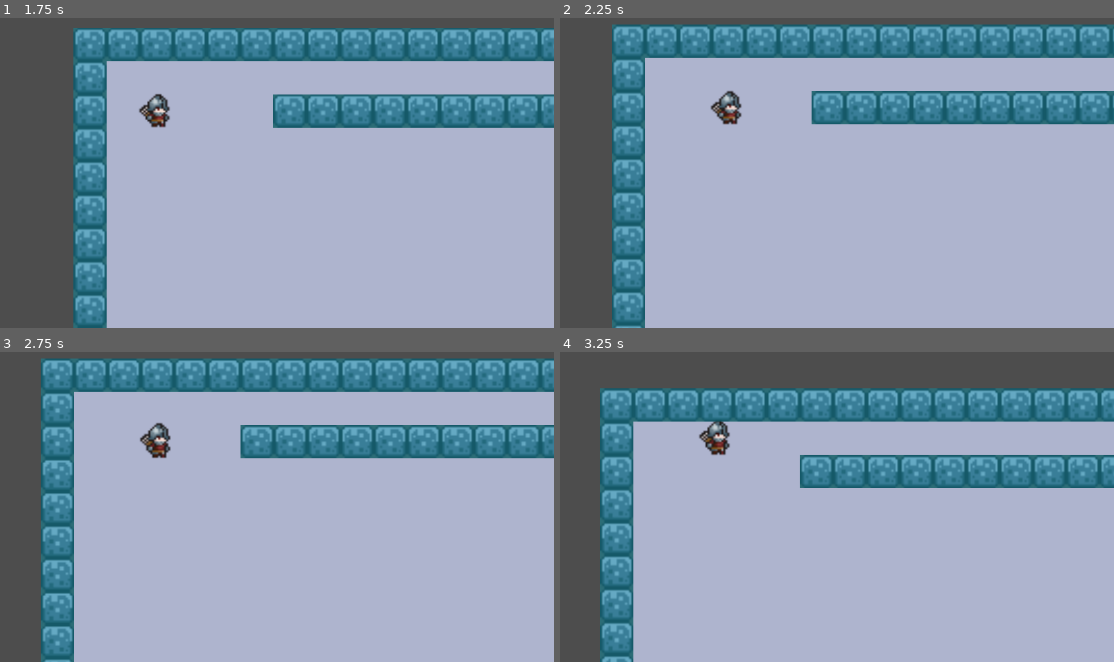
Above: before the commit, frames 1-4 (two rows, left to right).
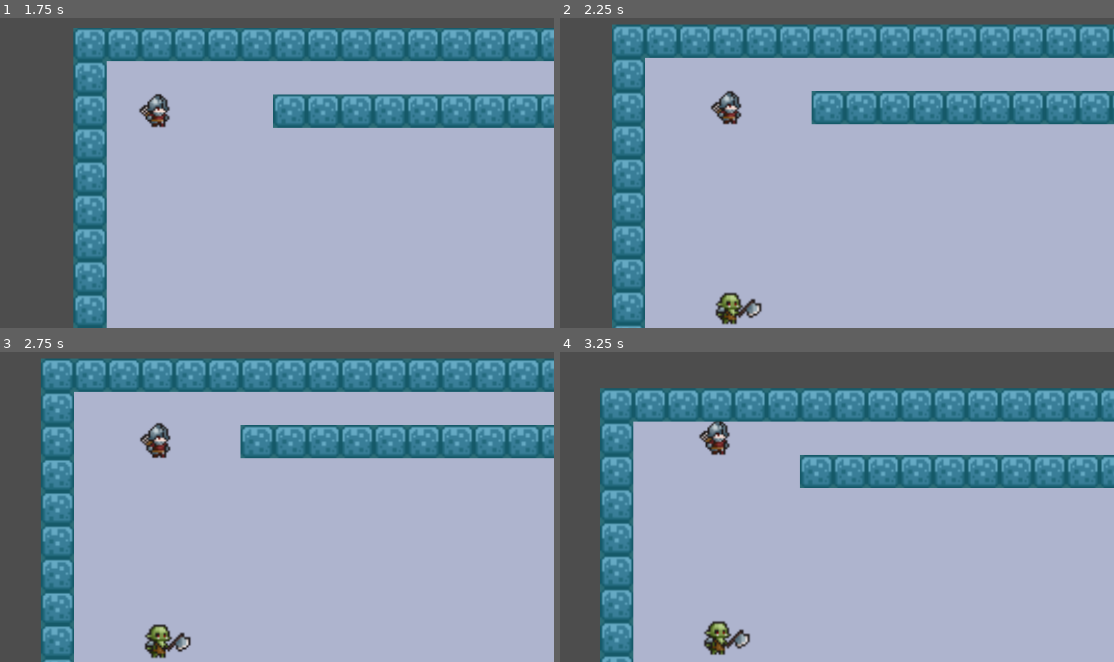
Above: after the commit, the same moments.

Repository: leon-chow/age-of-dungeons
Game: Godot game, scene res://game.tscn
The game is run twice, just before and just after one commit, with the same random seed, the same clock (stepped at 60 frames per second) and the same inputs.
Inputs:
- Up to frame 1 (1.75 s): hold Right (ui_right) 0.53-1.28 s; hold Down (ui_down) from 1.28 s (still down)
- Up to frame 2 (2.25 s): release Down (ui_down) at 2.03 s; hold Right (ui_right) from 2.03 s (still down)
- Up to frame 3 (2.75 s): keep holding Right (ui_right)
- Up to frame 4 (3.25 s): release Right (ui_right) at 2.78 s; hold Up (ui_up) from 2.78 s (still down)

Frame 1 is identical in both runs. In frame 2, 0.6% of the frame differs, in the area x 27-37%, y 88-100%; in frame 3, 0.6%, in the area x 25-35%, y 87-100%; in frame 4, 0.6%.

Commit message:
clean up enemy and player logic, add second enemy for behaviour

Diff:
--- a/characters/enemies/enemy.gd
+++ b/characters/enemies/enemy.gd
@@ -2,15 +2,12 @@
 
 class_name Enemy;
 
-@onready var player: CharacterBody2D = $"../Player"
+@onready var player: CharacterBody2D = $"../../Player"
 
 var sleepTimer = 30
 var vectorDiff = Vector2(0,0)
 var isDetectingPlayer: bool = false;
 var state = "patrol";
-
-var movementUD: int = 0;
-var movementLR: int = 0;
 
 var hp: int
 var atk: int
@@ -26,7 +23,7 @@
 	state = "chase";
 
 # Called every frame. 'delta' is the elapsed time since the previous frame.
-func _process(delta: float) -> void:
+func _physics_process(delta: float) -> void:
 	if (hp <= 0):
 		animation.play("death");
 		await get_tree().create_timer(1.0).timeout;
@@ -41,10 +38,8 @@
 				4. On player detection lost, set the enemy back to patrol
 
 		"""
-		if state == "patrol":
-			patrol();
 		if state == "chase":
-			chase();
+			chase(0, 0);
 		elif state == "sleep":
 			sleep();
 
@@ -53,35 +48,17 @@
 	position.y = floor(position.y) + movementUD;
 	print("enemy pos: ", position);
 	GameManager.turnCount += 1;
-
-func patrol() -> void:
-	var movementUD: int = 0;
-	var movementLR: int = 0;
-	if not $RayCastLeft.is_colliding():
-		movementLR = -16;
-		calculate_movement(movementLR, movementUD);
-	elif not $RayCastRight.is_colliding():
-		movementLR = 16;
-		calculate_movement(movementLR, movementUD);
-	elif not $RayCastDown.is_colliding():
-		movementUD = 16;
-		calculate_movement(movementLR, movementUD);
-	elif not $RayCastUp.is_colliding():
-		movementUD = -16;
-		calculate_movement(movementLR, movementUD);
-	else:
-		state = "chase";
+	GameManager.isPlayerTurn = true;
 
 func isAdjacent(vectorDiff: Vector2) -> bool:
 	return snappedi(abs(vectorDiff.x), GameManager.tileSize) <= GameManager.tileSize and snappedi(abs(vectorDiff.y), GameManager.tileSize) <= GameManager.tileSize;
 
-func chase() -> void:
+func chase(movementLR: int, movementUD: int) -> void:
 	var vectorDiff = Vector2(player.global_position - self.global_position)
+	print("chasing...")
 	if isAdjacent(vectorDiff):
 		attack(player);
 	else:
-		print(vectorDiff);
-		print($RayCastUpLeft.is_colliding());
 		if vectorDiff.x >= 0 and vectorDiff.x <= 1:
 			movementLR = 0;
 		elif not $RayCastLeft.is_colliding() and vectorDiff.x < 0:
@@ -94,7 +71,6 @@
 			movementUD = 16;
 		elif not $RayCastUp.is_colliding() and vectorDiff.y < 0:
 			movementUD = -16;
-		print("Enemy will move ", movementLR, " spots horizontally and ", movementUD, " spots vertically");
 		calculate_movement(movementLR, movementUD)
 		print("enemy pos: ", self.global_position)
 
@@ -102,7 +78,8 @@
 	pass
 
 func attack(player) -> void:
-	print("you are attacking...");
-	var damage = player.atk;
+	print("enemy attacking...");
+	var damage = self.atk;
 	player.hp -= damage;
 	print(player.hp);
+	GameManager.isPlayerTurn = true;
--- a/characters/enemies/enemy_1.gd
+++ b/characters/enemies/enemy_1.gd
@@ -1,4 +1,7 @@
 extends Enemy;
+
+var movementUD: int = 0;
+var movementLR: int = 0;
 
 # Called when the node enters the scene tree for the first time.
 func _ready() -> void:
@@ -7,21 +10,4 @@
 	self.def = 1;
 	self.matk = 1;
 	self.mdef = 1;
-	super()
-
-# Called every frame. 'delta' is the elapsed time since the previous frame.
-func _process(delta: float) -> void:
-	super(delta)
-
-func patrol() -> void:
 	super();
-
-func attack(player) -> void:
-	super(player);
-	_on_player_turn(true);
-
-func chase() -> void:
-	super();
-
-func _on_player_turn(isPlayerTurn: Variant) -> void:
-	isPlayerTurn = isPlayerTurn;
--- a/characters/player/player.gd
+++ b/characters/player/player.gd
@@ -1,7 +1,6 @@
 extends CharacterBody2D;
 
 @onready var animation: AnimatedSprite2D = $Animation
-@onready var enemy: CharacterBody2D = $"../Enemy"
 
 @onready var raycasts: Array = [$RayCastLeft, $RayCastUp, $RayCastRight, $RayCastDown];
 
@@ -10,55 +9,55 @@
 var movementUD: int = 0;
 var movementLR: int = 0;
 
-var hp: int = 10
-var atk: int = 1
-var def: int = 1
-var matk: int = 1
-var mdef: int = 1
+var hp: int = 20;
+var atk: int = 1;
+var def: int = 1;
+var matk: int = 1;
+var mdef: int = 1;
 
 func _ready() -> void:
-	print("player loaded")
+	print("player loaded");
 
 func _physics_process(delta: float) -> void:
 	if hp <= 0:
 		animation.play("death");
 		await get_tree().create_timer(3.0).timeout;
 		if get_tree():
-			get_tree().reload_current_scene()
+			get_tree().reload_current_scene();
 	# Get the input direction and handle the movement/deceleration.
 	if GameManager.isPlayerTurn:
 		if Input.is_action_just_pressed("ui_left"):
 			if not $RayCastLeft.is_colliding():
 				movementUD = 0;
 				movementLR = -16;
-				calculate_movement(movementLR, movementUD)
+				calculate_movement(movementLR, movementUD);
 			else:
-				if $RayCastLeft.get_collider().get_name() == "Enemy":
-					attack(enemy)
+				if $RayCastLeft.get_collider().get_parent().get_name() == "Enemies":
+					attack($RayCastLeft.get_collider());
 		elif Input.is_action_just_pressed("ui_right"):
 			if not $RayCastRight.is_colliding():
 				movementUD = 0;
 				movementLR = 16;
-				calculate_movement(movementLR, movementUD)
+				calculate_movement(movementLR, movementUD);
 			else:
-				if $RayCastRight.get_collider().get_name() == "Enemy":
-					attack(enemy)
+				if $RayCastRight.get_collider().get_parent().get_name() == "Enemies":
+					attack($RayCastRight.get_collider())
 		elif Input.is_action_just_pressed("ui_down"):
 			if not $RayCastDown.is_colliding():
 				movementLR = 0;
 				movementUD = 16;
-				calculate_movement(movementLR, movementUD)
+				calculate_movement(movementLR, movementUD);
 			else:
-				if $RayCastDown.get_collider().get_name() == "Enemy":
-					attack(enemy)
+				if $RayCastDown.get_collider().get_parent().get_name() == "Enemies":
+					attack($RayCastDown.get_collider())
 		elif Input.is_action_just_pressed("ui_up"):
 			if not $RayCastUp.is_colliding():
 				movementLR = 0;
 				movementUD = -16;
-				calculate_movement(movementLR, movementUD)
+				calculate_movement(movementLR, movementUD);
 			else:
-				if $RayCastUp.get_collider().get_name() == "Enemy":
-					attack(enemy)
+				if $RayCastUp.get_collider().get_parent().get_name() == "Enemies":
+					attack($RayCastUp.get_collider());
 
 
 func play_idle():
@@ -71,14 +70,14 @@
 	position.y = floor(position.y) + movementUD;
 	print("player pos: ", position);
 	GameManager.turnCount += 1;
-	_on_game_manager_player_turn(false);
+	end_turn();
+
+func end_turn():
+	GameManager.isPlayerTurn = false;
 
 func attack(enemy) -> void:
 	print("you are attacking...");
 	var damage = enemy.atk;
 	enemy.hp -= damage;
-	print(hp);
-	_on_game_manager_player_turn(false);
-
-func _on_game_manager_player_turn(isPlayerTurn: Variant) -> void:
-	isPlayerTurn = isPlayerTurn;
+	print(enemy.hp);
+	end_turn();
--- a/game.tscn
+++ b/game.tscn
@@ -193,5 +193,10 @@
 position_smoothing_enabled = true
 rotation_smoothing_enabled = true
 
-[node name="Enemy" parent="." instance=ExtResource("4_t8o4l")]
+[node name="Enemies" type="Node" parent="."]
+
+[node name="Enemy" parent="Enemies" instance=ExtResource("4_t8o4l")]
 position = Vector2(8, 170)
+
+[node name="Enemy2" parent="Enemies" instance=ExtResource("4_t8o4l")]
+position = Vector2(40, 170)
--- a/scripts/game_manager.gd
+++ b/scripts/game_manager.gd
@@ -1,14 +1,9 @@
 extends Node
 
-signal playerTurn(isPlayerTurn)
 var isPlayerTurn = true;
 
 var turnCount: int = 1
 var tileSize: int = 16
 var gridOffset: Vector2 = Vector2(8, 10)
 
-var map = [[]]
-
-
-func _on_player_turn(isPlayerTurn) -> void:
-	isPlayerTurn = isPlayerTurn;
+var map = [[]];
